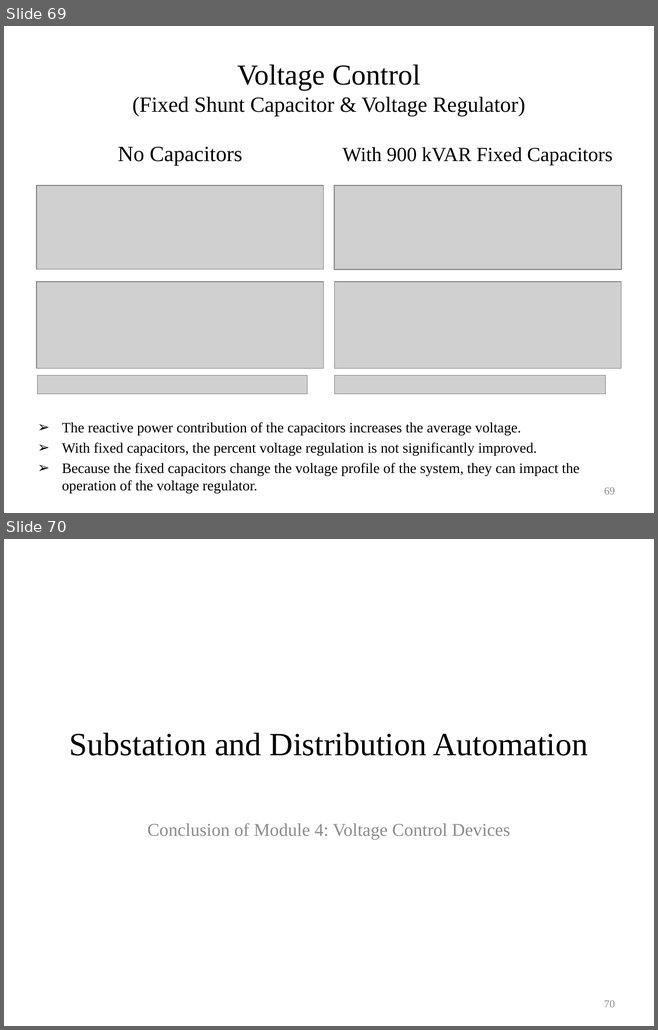
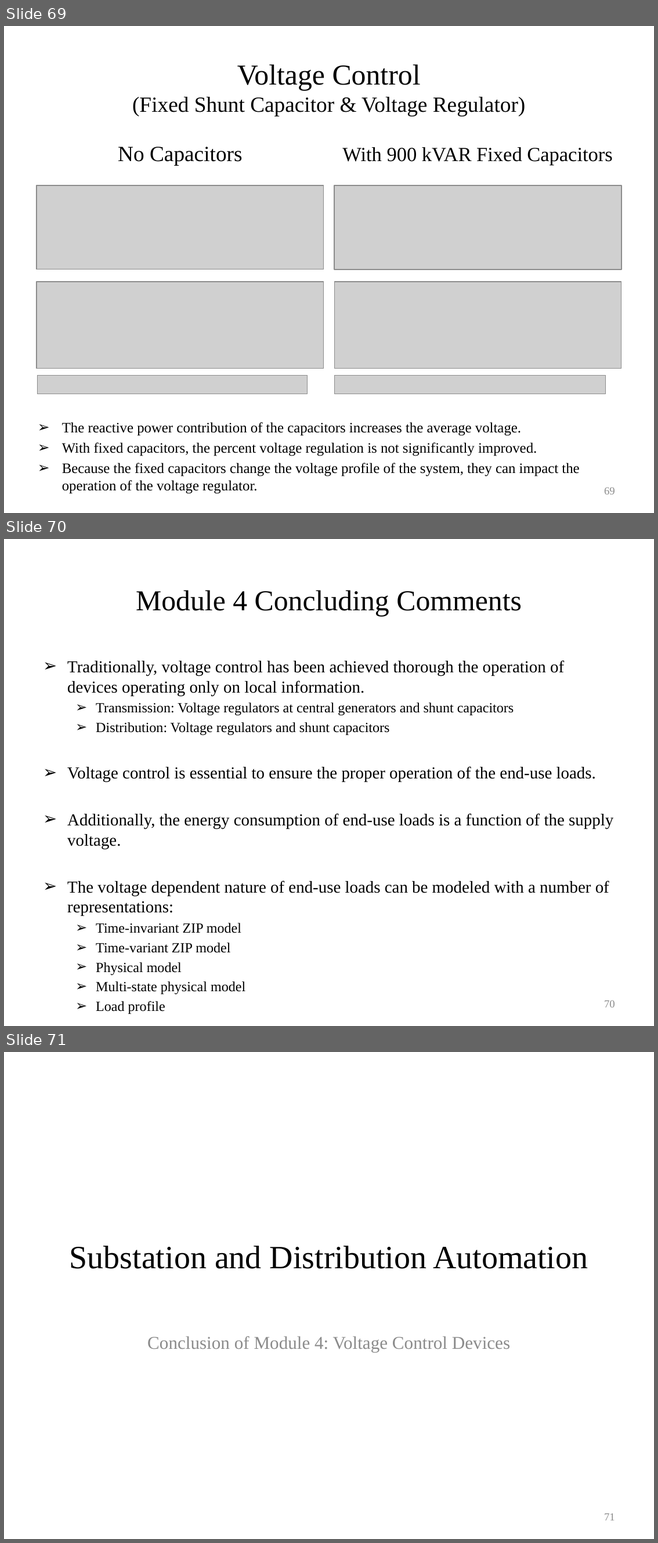
Before and after one commit to gridlab-d/course, a slide deck: University of Washington Class/Module 4 - Voltage control devices.pptx. Shown one above the other, each under a label of ours: slides 69 and 70 before the commit, slides 69, 70 and 71 after it. The pictures are 658x1030 and 658x1543 pixels, drawn with LibreOffice and Linux fonts; fonts in the diff are those of the drawing; grey boxes stand for pictures; background and template pictures are left out. Boxes give left, top, right and bottom in pixels: in the first picture for what was removed or moved away, otherwise in the second. Text is boxed around its words. In the diff, an @@ line names an element or a change of style, - is before the commit and + after.

```diff
--- a/University of Washington Class/Module 4 - Voltage control devices.pptx
+++ b/University of Washington Class/Module 4 - Voltage control devices.pptx
@@ slide 70 added at (4, 539, 654, 1026), background #FFFFFF @@
@@ title added at (136, 590, 521, 616), 32 pt, text #000000 @@
+Module 4 Concluding Comments
@@ text added at (67, 660, 613, 976), 18.6 pt, text #000000 @@
+➢ Traditionally, voltage control has been achieved thorough the operation of devices operating only on local information.
+  ➢ Transmission: Voltage regulators at central generators and shunt capacitors
+  ➢ Distribution: Voltage regulators and shunt capacitors
+➢ Voltage control is essential to ensure the proper operation of the end-use loads.
+➢ Additionally, the energy consumption of end-use loads is a function of the supply voltage.
+➢ The voltage dependent nature of end-use loads can be modeled with a number of representations:
+  ➢ Time-invariant ZIP model
+  ➢ Time-variant ZIP model
+  ➢ Physical model
+  ➢ Multi-state physical model
+  ➢ Load profile
@@ page number added at (604, 1000, 615, 1008), 12 pt, text #8C8C8C @@
+70
@@ what was slide 70 is now slide 71 @@
@@ page number at (604, 1514, 615, 1521): text changed @@
-70
+71
```
Also in this commit, not shown: 24 other files.
